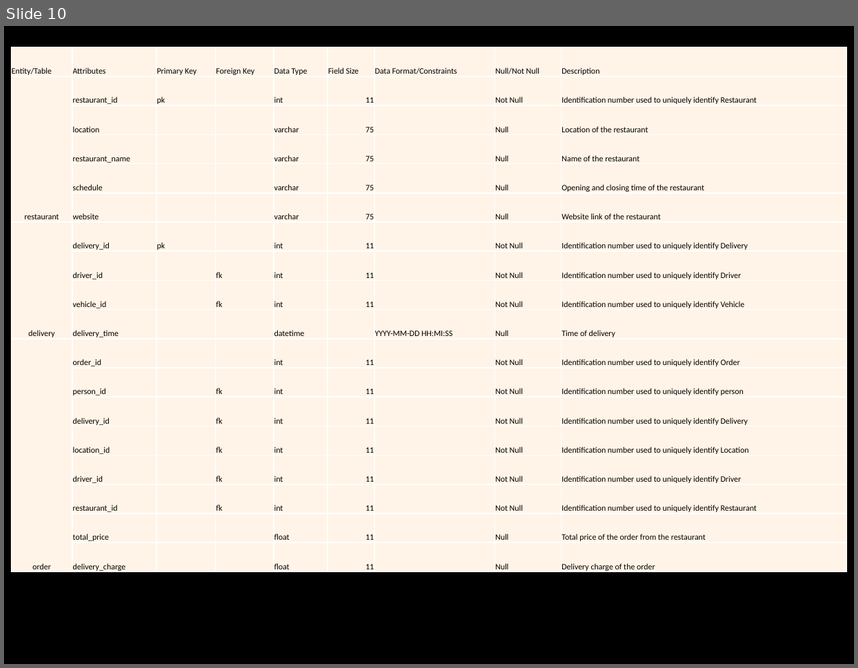
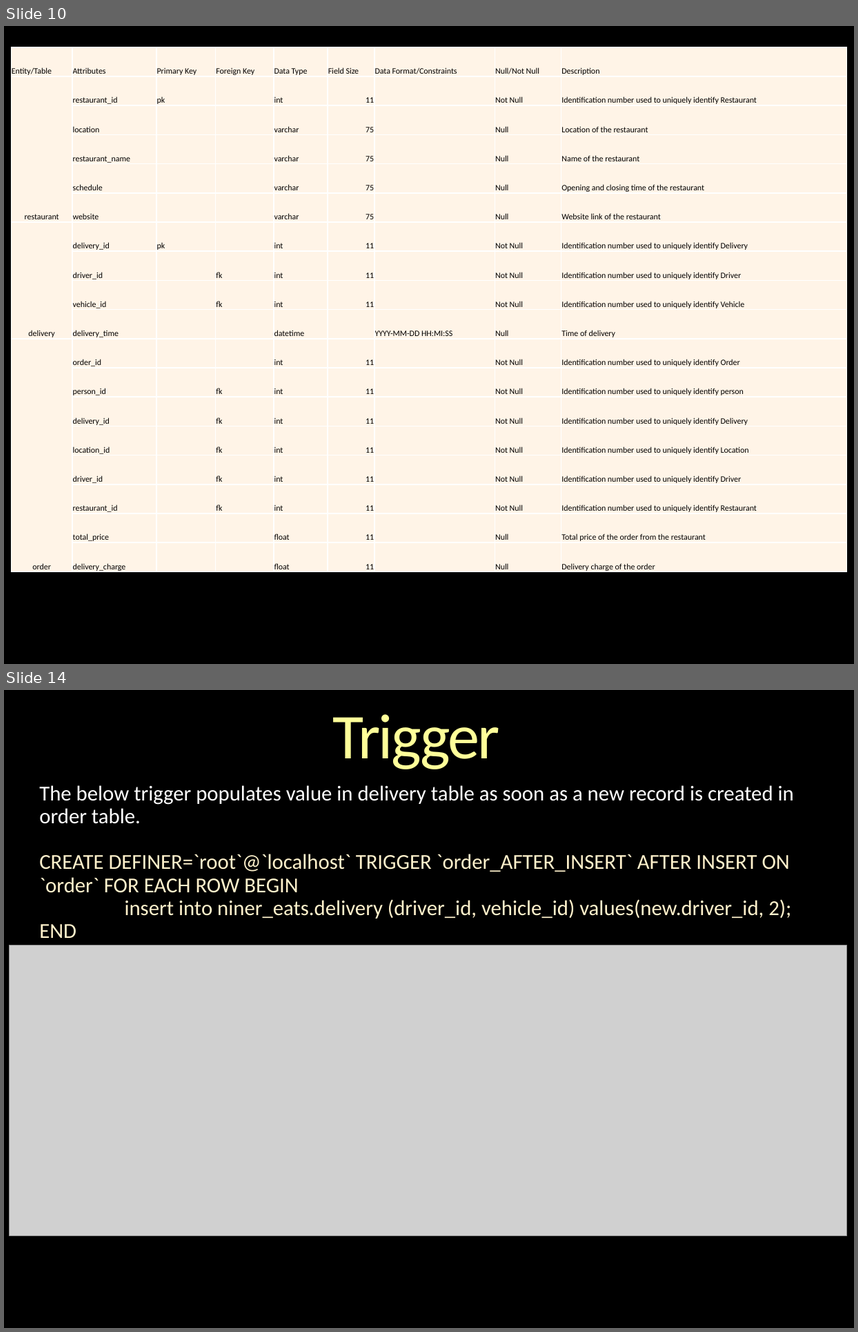
Before and after one commit to dhananjay-arora/Database-System, a slide deck: Group7.pptx. Shown one above the other, each under a label of ours: slide 10 before the commit, slides 10 and 14 after it; the slides between them are not shown. The pictures are 858x668 and 858x1332 pixels, drawn with LibreOffice and Linux fonts; fonts in the diff are those of the drawing; grey boxes stand for pictures; background and template pictures are left out. Boxes give left, top, right and bottom in pixels: in the first picture for what was removed or moved away, otherwise in the second. Text is boxed around its words. In the diff, an @@ line names an element or a change of style, - is before the commit and + after.

Commit message:
SQL Dump with views, triggers, index and procedure

```diff
--- a/Group7.pptx
+++ b/Group7.pptx
@@ slide 14 added at box(4, 690, 854, 1328), background picture (left out) @@
@@ title added at box(332, 714, 500, 769), 54 pt, text gradient #FFFFB9 to #FFFF99 to #F6AE1E @@
+Trigger
@@ subtitle added at box(39, 785, 794, 938), 18 pt, text #FFF2CC @@
+The below trigger populates value in delivery table as soon as a new record is created in order table.
+CREATE DEFINER=`root`@`localhost` TRIGGER `order_AFTER_INSERT` AFTER INSERT ON `order` FOR EACH ROW BEGIN
+insert into niner_eats.delivery (driver_id, vehicle_id) values(new.driver_id, 2);
+END
@@ picture added at box(9, 945, 846, 1236) @@
```
Also in this commit, not shown: 1 slide changed, 9 other slides added, 1 other file.
